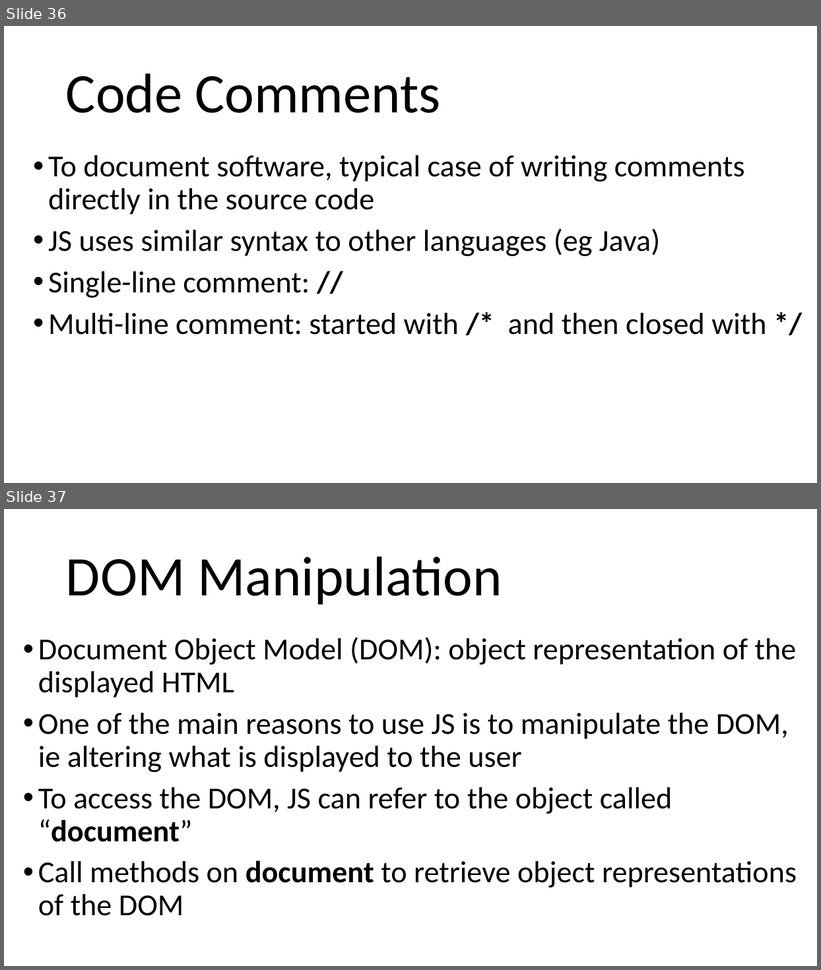
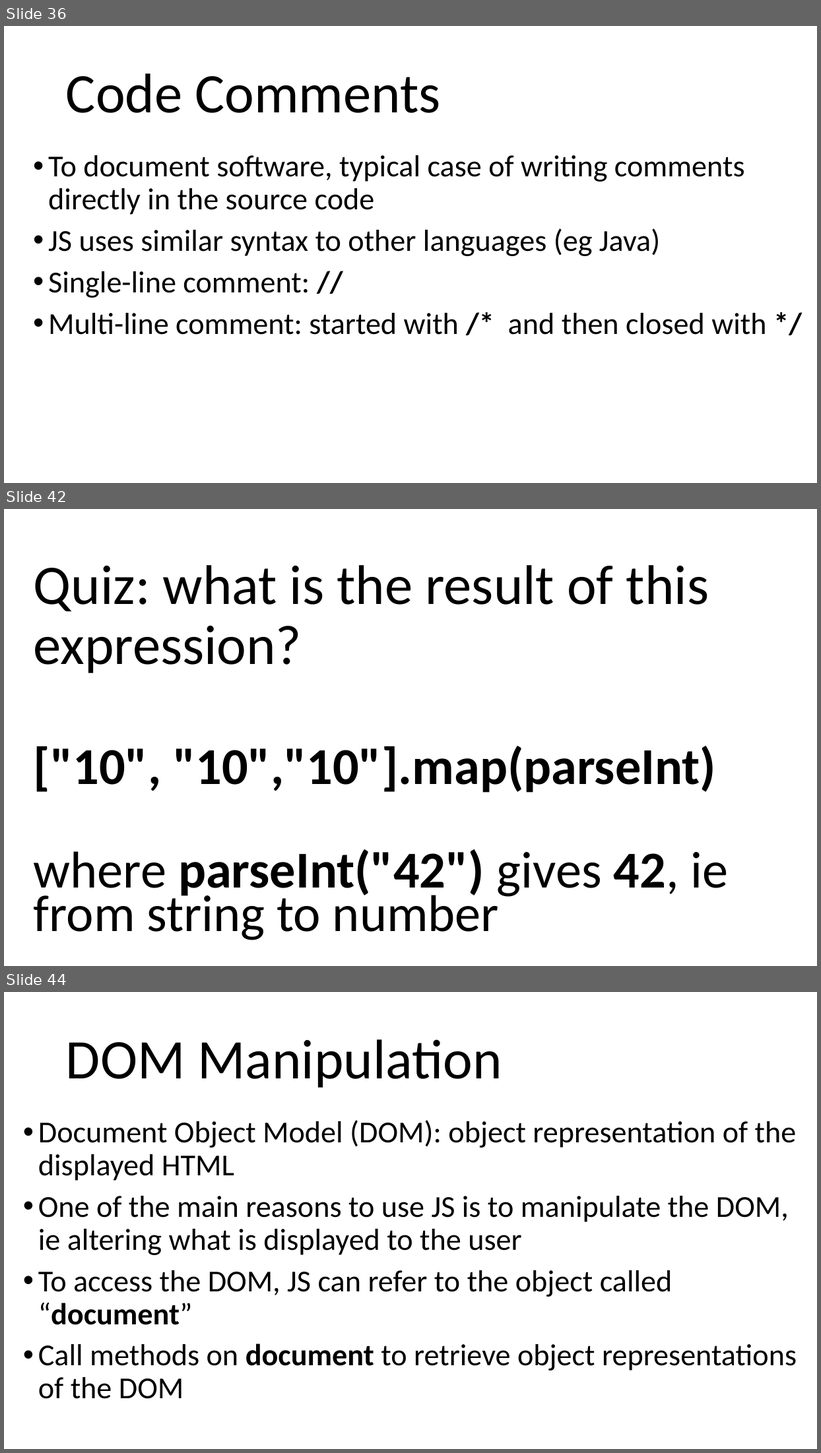
Before and after one commit to arcuri82/web_development_and_api_design, a slide deck: docs/slides/lesson_01.pptx. Shown one above the other, each under a label of ours: slides 36 and 37 before the commit, slides 36, 42 and 44 after it; the slides between them are not shown. The pictures are 821x970 and 821x1453 pixels, drawn with LibreOffice and Linux fonts; fonts in the diff are those of the drawing. Boxes give left, top, right and bottom in pixels: in the first picture for what was removed or moved away, otherwise in the second. Text is boxed around its words. In the diff, an @@ line names an element or a change of style, - is before the commit and + after.

```diff
--- a/docs/slides/lesson_01.pptx
+++ b/docs/slides/lesson_01.pptx
@@ slide 42 added at (x1=4, y1=509, x2=817, y2=966), background #FFFFFF @@
@@ title added at (x1=34, y1=565, x2=709, y2=673), 66 pt, text #000000 @@
+Quiz: what is the result of this expression?
@@ text added at (x1=34, y1=746, x2=728, y2=941), 61 pt, text #000000, bold @@
+["10", "10","10"].map(parseInt)
+where parseInt("42") gives 42, ie from string to number
@@ what was slide 37 is now slide 44 @@
```
Also in this commit, not shown: 3 slides changed, 6 other slides added, 1 other file.
